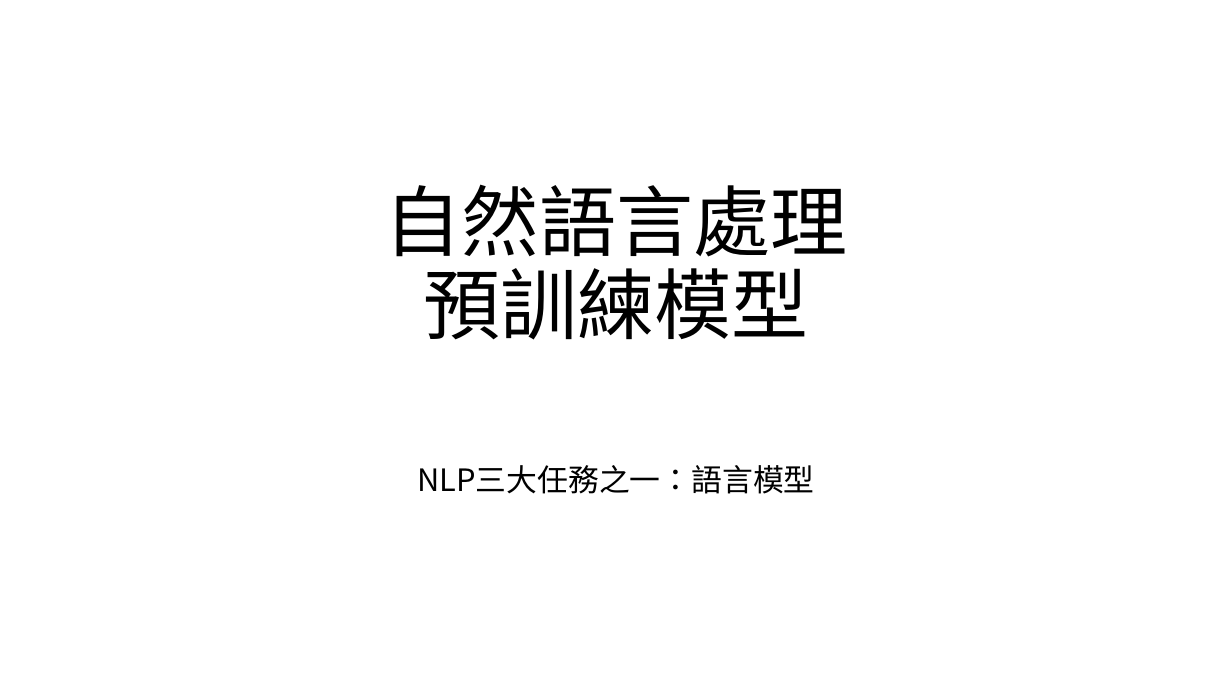
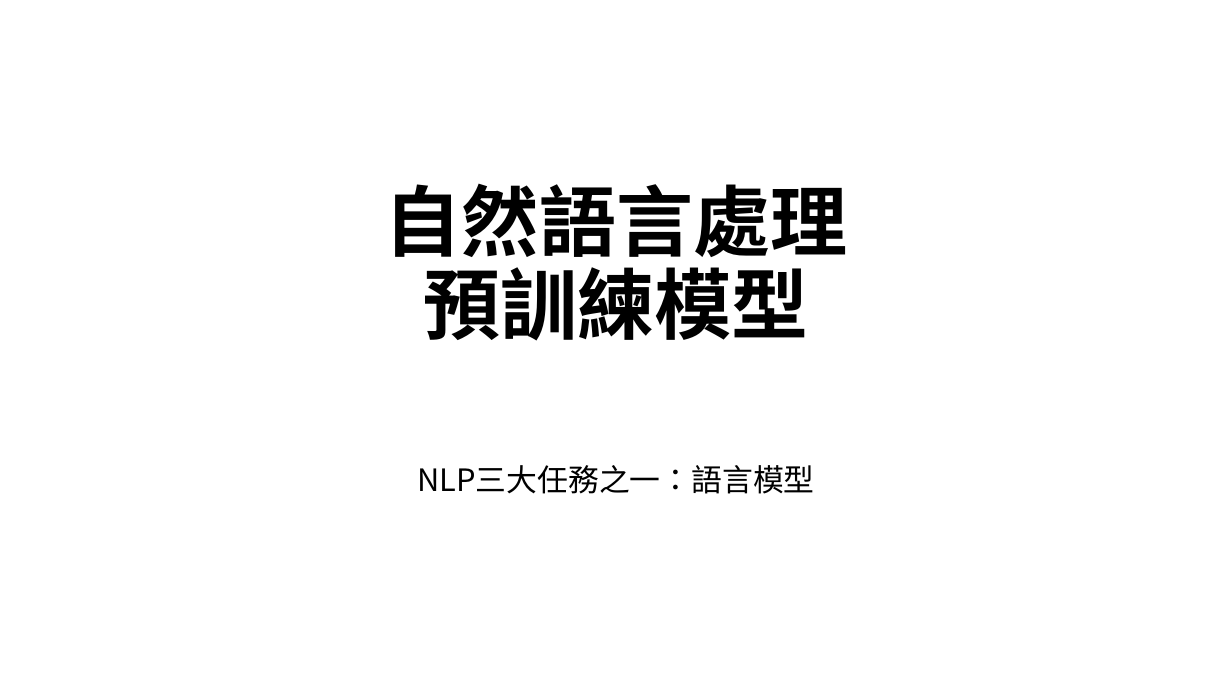
Before and after one commit to joshhu/nlp_must2022, a slide deck: slide 1 of lecture03.pptx. Drawn at 1232x693 pixels with LibreOffice and Linux fonts; fonts in the diff are those of the drawing. Boxes give left, top, right and bottom in pixels: in the first picture for what was removed or moved away, otherwise in the second. Text is boxed around its words. In the diff, an @@ line names an element or a change of style, - is before the commit and + after.

```diff
--- a/lecture03.pptx
+++ b/lecture03.pptx
@@ title "自然語言處理 預訓練模型" at [385,184,847,341]: bold on @@
```
Also in this commit, not shown: 7 other slides changed, 5 other files.
